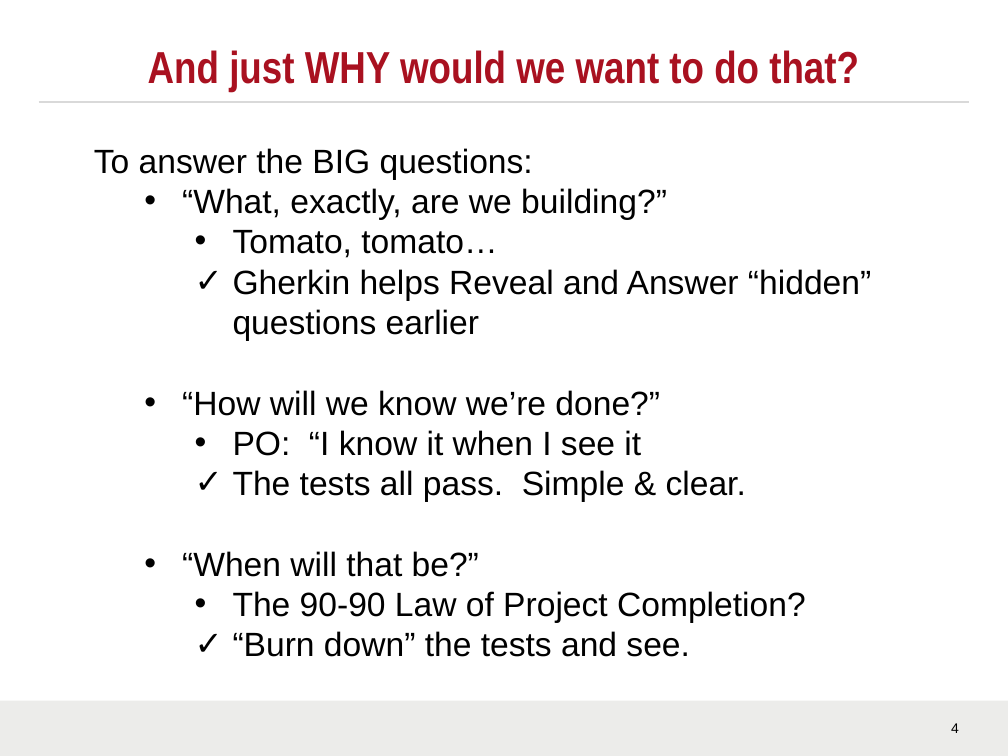
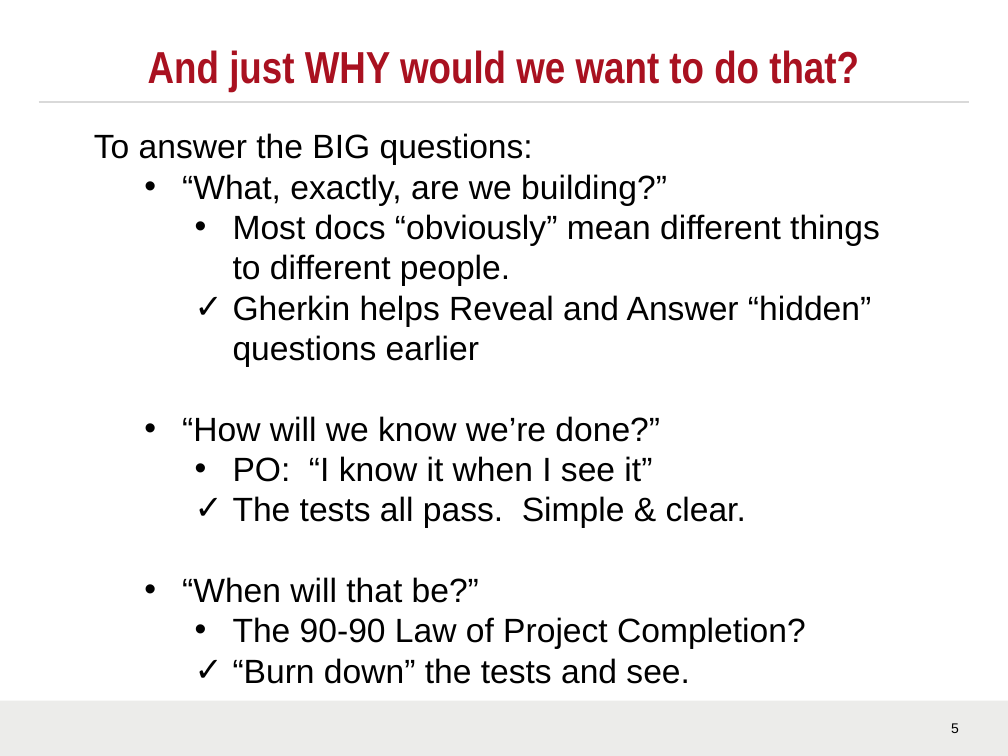
Before and after one commit to LanceZant/atdd-cucumber-jvm, a slide deck: slide 5 of doc/TDD Overview.pptx (slide 4 before the commit). Drawn at 1008x756 pixels with LibreOffice and Linux fonts; fonts in the diff are those of the drawing; background and template pictures are left out. Boxes give left, top, right and bottom in pixels: in the first picture for what was removed or moved away, otherwise in the second. Text is boxed around its words. In the diff, an @@ line names an element or a change of style, - is before the commit and + after.

```diff
--- a/doc/TDD Overview.pptx
+++ b/doc/TDD Overview.pptx
@@ text "To answer the BIG questions:": place and size @@
-text "To answer the BIG questions:" at [94, 148, 871, 657]
+text "To answer the BIG questions:" at [94, 133, 880, 684]
@@ text at [233, 214, 880, 286]: text changed @@
-    • Tomato, tomato…
+    • Most docs “obviously” mean different things to different people.
@@ text at [233, 456, 652, 482]: text changed @@
-    • PO: “I know it when I see it
+    • PO: “I know it when I see it”
@@ page number at [951, 723, 959, 733]: text changed @@
-4
+5
```
Also in this commit, not shown: 5 other slides changed, 2 slides added.
